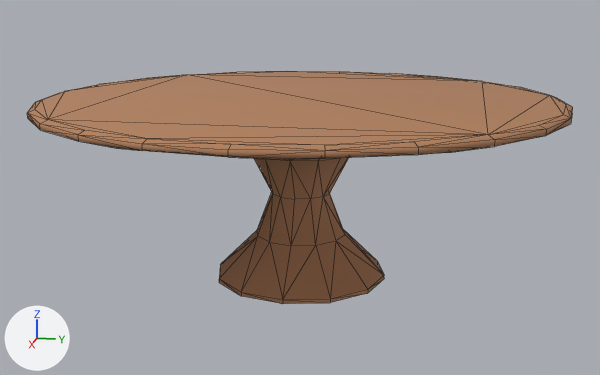
Two versions of the glTF model kits/workfiles/household/table-round.glb, one commit apart.
Rendered twice from a 50 mm camera at (1.426, 0.284, 0.519) aimed at (0.0, -0.001, 0.163). Every picture has the same lights, and +X, +Y and +Z are marked at lower left. The first picture is the older version. Mesh edges are drawn as thin lines. Where no turn or scale is listed for an object, it has been applied to the vertices. Vertices at exactly the same position are counted once.

Script lines for the objects in view, before the commit:
```python
me_mesh_0 = bpy.data.meshes.new('Mesh_0')
me_mesh_0.from_pydata(...)  # 156 vertices, 298 faces; spans x -0.457..0.457, y -0.457..0.457, z 0.0..0.325
me_mesh_0.materials.append(mat_colormap)  # picture img_colormap
ob_table_round = bpy.data.objects.new('table-round', me_mesh_0)
ob_table_round.location = (0.0, 0.0, 0.0)
```
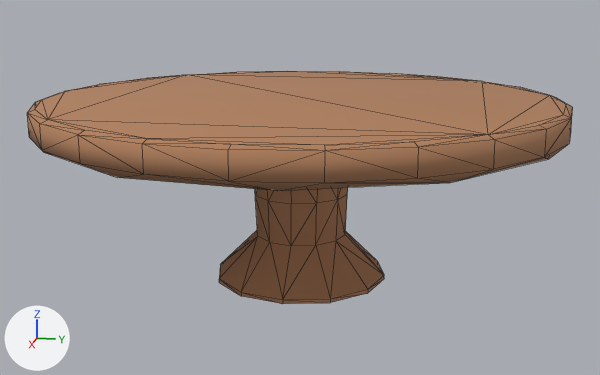
What differs and where, as boxes (x1, y1, x2, y2) in the pictures (600 x 375 px; the box of a moved part takes in the faces that stretch with it):
part 1 of me_mesh_0, moved or reshaped
    before: (27, 109, 573, 160)
    after: (27, 109, 573, 191)
part 2 of me_mesh_0, moved or reshaped
    before: (254, 157, 349, 246)
    after: (255, 188, 348, 246)

What the commit changed:
me_mesh_0 has 156 vertices, 298 faces and spans x -0.457..0.457, y -0.457..0.457, z 0.0..0.325.
me_mesh_0 is used by ob_table_round; location (0.0, 0.0, 0.0).
me_mesh_0 part 1: 36 of the vertices in x -0.457..0.457, y -0.457..0.457, z 0.307..0.311 are scaled about their middle by (1, 1, 3.07), then moved by (0.0, 0.0, -0.035).
me_mesh_0 part 2: all 12 vertices in x -0.053..0.053, y -0.053..0.053, z 0.155 are scaled about their middle by (1.6, 1.6, 1).
